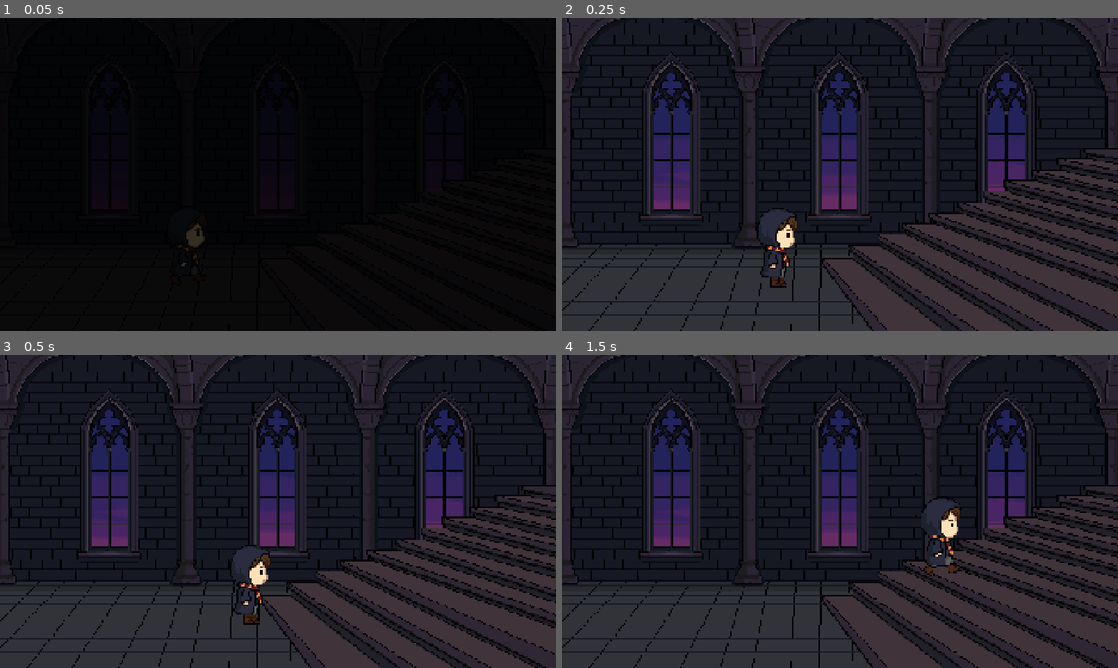
Above: before the commit, frames 1-4 (two rows, left to right).
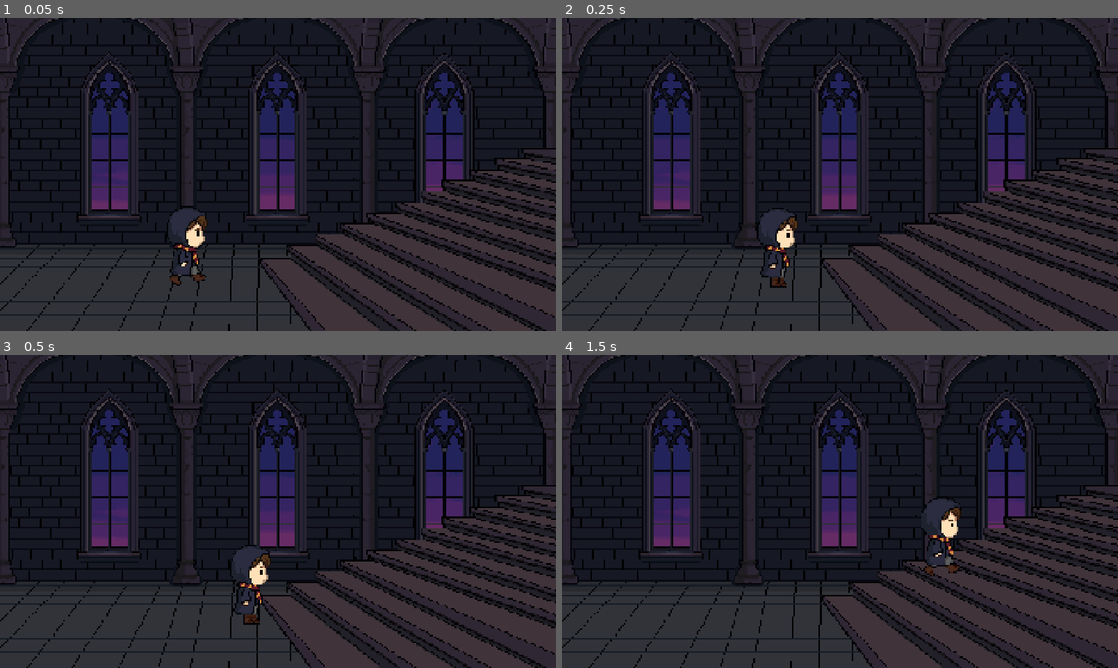
Above: after the commit, the same moments.

Repository: PetchAuisui/Demo-Game-Git-Diwaa
Game: Godot game, scene res://features/cutscene/level_clear_scene.tscn
The game is run twice, just before and just after one commit, with the same random seed, the same clock (stepped at 60 frames per second) and the same inputs. This scene is started directly instead of the project's main scene. Sound files missing from this copy of the repository are replaced by a short silence.
Inputs (mouse positions are in pixels of both pictures, inside the frame that each line leads up to):
- Up to frame 1 (0.05 s): no input
- Up to frame 2 (0.25 s): no input
- Up to frame 3 (0.5 s): no input
- Up to frame 4 (1.5 s): tap Enter (ui_accept) at 0.5, 0.77, 0.8, 1.07, 1.35 s; move the mouse to (962, 495) at 0.52 s; hold Right 0.53-1.28 s; hold Space 0.53-1.28 s; click (962, 495) at 0.67 s; move the mouse to (728, 527) at 1.27 s; hold Down from 1.28 s (still down); click (728, 527) at 1.42 s

The runs differ from the first frame. In frame 1, 80% of the frame differs, in the area x 0-100%, y 0-100%; in frame 2, nothing differs; in frame 3, nothing differs; in frame 4, nothing differs.

Commit message:
feat(dialogue): ปรับปรุงหน้าบทสรุปจบแบบลับ เพิ่ม Typewriter Effect และปรับฟอนต์ช้อยส์เป็นตัวปกติ

Diff:
--- a/game/features/cutscene/level_clear_scene.tscn
+++ b/game/features/cutscene/level_clear_scene.tscn
@@ -310,6 +310,7 @@
 [node name="ui" type="CanvasLayer" parent="." unique_id=719551824]
 
 [node name="FadeOverlay" type="ColorRect" parent="ui" unique_id=123456789]
+visible = false
 anchors_preset = 15
 anchor_right = 1.0
 anchor_bottom = 1.0
--- a/game/features/dialogue/level_dialogue_view.gd
+++ b/game/features/dialogue/level_dialogue_view.gd
@@ -46,6 +46,16 @@
 var active_choices: Array = []
 var is_showing_choices: bool = false
 var bad_ending_panel: Control = null
+var is_bad_ending_typing: bool = false
+var bad_ending_tween: Tween = null
+var bad_ending_line1: RichTextLabel = null
+var bad_ending_line2: RichTextLabel = null
+var bad_ending_btn: Button = null
+var _bad_end_clusters1: Array[String] = []
+var _bad_end_clusters2: Array[String] = []
+
+const BAD_END_LINE1: String = "เศษเสี้ยวที่กระจัดกระจายและใครบางคน... ยังคงรอคอยอยู่ในความมืดมิด"
+const BAD_END_LINE2: String = "ขณะที่เวลเดินพ้นประตูหอคอยไป ทิ้งทุกคำตอบไว้เบื้องหลังตลอดกาล"
 
 # Navigation Arrows (◀ ▶) & History
 var nav_arrows_container: HBoxContainer = null
@@ -72,6 +82,7 @@
 var font_ta8bit: Font = null
 var font_chakra_bold: Font = null
 var font_chakra_regular: Font = null
+var font_choice_regular: FontVariation = null
 
 # Animation Sequence
 const VEL_IDLE_SEQ: Array[String] = ["breathe", "breathe_blink", "breathe", "breathe", "breathe_blink"]
@@ -128,6 +139,11 @@
 		font_chakra_bold = load("res://assets/fonts/ChakraPetch-Bold.ttf")
 	if ResourceLoader.exists("res://assets/fonts/ChakraPetch-Regular.ttf"):
 		font_chakra_regular = load("res://assets/fonts/ChakraPetch-Regular.ttf")
+		var choice_font_var = FontVariation.new()
+		choice_font_var.base_font = font_chakra_regular
+		choice_font_var.spacing_top = 4
+		choice_font_var.spacing_bottom = 2
+		font_choice_regular = choice_font_var
 
 	# สร้าง Choice Container ภายในกล่องข้อความเดิม (DialogueBox) ใต้ SpeakerLabel
 	var vbox = dialogue_box.get_node_or_null("Margin/VBox")
@@ -215,6 +231,9 @@
 
 func _exit_tree() -> void:
 	Engine.time_scale = 1.0
+	is_bad_ending_typing = false
+	if bad_ending_tween and bad_ending_tween.is_valid():
+		bad_ending_tween.kill()
 
 func _process(_delta: float) -> void:
 	if is_transitioning:
@@ -235,6 +254,14 @@
 			skip_ctrl._apply_ff_style(active)
 
 func _input(event: InputEvent) -> void:
+	if is_bad_ending_typing:
+		if event.is_action_pressed("ui_accept") or \
+		   (event is InputEventKey and event.pressed and not event.echo and (event.keycode == KEY_SPACE or event.keycode == KEY_ENTER)) or \
+		   (event is InputEventMouseButton and event.pressed and event.button_index == MOUSE_BUTTON_LEFT):
+			get_viewport().set_input_as_handled()
+			_skip_bad_ending_typewriter()
+			return
+
 	if is_transitioning:
 		return
 
@@ -707,7 +734,13 @@
 		btn.mouse_default_cursor_shape = Control.CURSOR_POINTING_HAND
 		btn.alignment = HORIZONTAL_ALIGNMENT_LEFT
 
-		if font_chakra_bold:
+		if font_choice_regular:
+			btn.add_theme_font_override("font", font_choice_regular)
+			btn.add_theme_font_size_override("font_size", 22)
+		elif font_chakra_regular:
+			btn.add_theme_font_override("font", font_chakra_regular)
+			btn.add_theme_font_size_override("font_size", 22)
+		elif font_chakra_bold:
 			btn.add_theme_font_override("font", font_chakra_bold)
 			btn.add_theme_font_size_override("font_size", 22)
 		elif font_ta8bit:
@@ -861,12 +894,65 @@
 		if next_scene_path != "" and ResourceLoader.exists(next_scene_path):
 			get_tree().change_scene_to_file(next_scene_path)
 
+static func _split_thai_clusters(text: String) -> Array[String]:
+	var clusters: Array[String] = []
+	var i := 0
+	while i < text.length():
+		var cluster := text[i]
+		i += 1
+		while i < text.length():
+			var code := text.unicode_at(i)
+			if (code >= 0x0E31 and code <= 0x0E3A) or (code >= 0x0E47 and code <= 0x0E4E):
+				cluster += text[i]
+				i += 1
+			else:
+				break
+		clusters.append(cluster)
+	return clusters
+
+func _set_line1_progress(step: int) -> void:
+	if not is_instance_valid(bad_ending_line1):
+		return
+	if step >= _bad_end_clusters1.size():
+		bad_ending_line1.text = "[center]%s[/center]" % BAD_END_LINE1
+	else:
+		var visible_part := "".join(_bad_end_clusters1.slice(0, step))
+		var hidden_part := "".join(_bad_end_clusters1.slice(step))
+		bad_ending_line1.text = "[center]%s[color=#ffffff00]%s[/color][/center]" % [visible_part, hidden_part]
+
+func _set_line2_progress(step: int) -> void:
+	if not is_instance_valid(bad_ending_line2):
+		return
+	if step >= _bad_end_clusters2.size():
+		bad_ending_line2.text = "[center]%s[/center]" % BAD_END_LINE2
+	else:
+		var visible_part := "".join(_bad_end_clusters2.slice(0, step))
+		var hidden_part := "".join(_bad_end_clusters2.slice(step))
+		bad_ending_line2.text = "[center]%s[color=#ffffff00]%s[/color][/center]" % [visible_part, hidden_part]
+
+func _skip_bad_ending_typewriter() -> void:
+	if not is_bad_ending_typing:
+		return
+	is_bad_ending_typing = false
+	if bad_ending_tween and bad_ending_tween.is_valid():
+		bad_ending_tween.kill()
+
+	if is_instance_valid(bad_ending_line1):
+		bad_ending_line1.text = "[center]%s[/center]" % BAD_END_LINE1
+	if is_instance_valid(bad_ending_line2):
+		bad_ending_line2.text = "[center]%s[/center]" % BAD_END_LINE2
+	if is_instance_valid(bad_ending_btn):
+		bad_ending_btn.visible = true
+		bad_ending_btn.modulate.a = 1.0
+
 func _trigger_bad_ending() -> void:
 	is_transitioning = true
 	is_dialogue_active = false
 	_hide_continue_arrow()
 	if is_instance_valid(nav_arrows_container):
 		nav_arrows_container.visible = false
+	if is_instance_valid(skip_ctrl):
+		skip_ctrl.visible = false
 
 	var tw_close = create_tween()
 	tw_close.tween_property(dialogue_box, "modulate:a", 0.0, 0.4)
@@ -875,44 +961,149 @@
 	tw_close.tween_callback(func():
 		dialogue_box.visible = false
 
+		_bad_end_clusters1 = _split_thai_clusters(BAD_END_LINE1)
+		_bad_end_clusters2 = _split_thai_clusters(BAD_END_LINE2)
+
 		bad_ending_panel = Control.new()
+		magic_ui.add_child(bad_ending_panel)
 		bad_ending_panel.set_anchors_and_offsets_preset(Control.PRESET_FULL_RECT)
-		magic_ui.add_child(bad_ending_panel)
+
+		var center_container = CenterContainer.new()
+		bad_ending_panel.add_child(center_container)
+		center_container.set_anchors_and_offsets_preset(Control.PRESET_FULL_RECT)
 
 		var vbox = VBoxContainer.new()
 		vbox.alignment = BoxContainer.ALIGNMENT_CENTER
-		vbox.set_anchors_and_offsets_preset(Control.PRESET_CENTER)
-		vbox.add_theme_constant_override("separation", 24)
-		bad_ending_panel.add_child(vbox)
-
-		var title = Label.new()
-		title.text = "ขอบคุณที่เล่น Git Di Waa\n(จบแบบลับ: เข้าผิดหอคอย)"
-		title.horizontal_alignment = HORIZONTAL_ALIGNMENT_CENTER
-		if font_chakra_bold:
-			title.add_theme_font_override("font", font_chakra_bold)
-			title.add_theme_font_size_override("font_size", 30)
+		vbox.custom_minimum_size = Vector2(1600, 0)
+		vbox.add_theme_constant_override("separation", 22)
+		center_container.add_child(vbox)
+
+		# บรรทัดที่ 1: "เศษเสี้ยวที่กระจัดกระจายและใครบางคน... ยังคงรอคอยอยู่ในความมืดมิด"
+		bad_ending_line1 = RichTextLabel.new()
+		bad_ending_line1.bbcode_enabled = true
+		bad_ending_line1.fit_content = true
+		bad_ending_line1.scroll_active = false
+		bad_ending_line1.autowrap_mode = TextServer.AUTOWRAP_OFF
+		bad_ending_line1.custom_minimum_size = Vector2(1600, 48)
+		if font_ta8bit:
+			bad_ending_line1.add_theme_font_override("normal_font", font_ta8bit)
+			bad_ending_line1.add_theme_font_size_override("normal_font_size", 28)
+		elif font_chakra_regular:
+			bad_ending_line1.add_theme_font_override("normal_font", font_chakra_regular)
+			bad_ending_line1.add_theme_font_size_override("normal_font_size", 26)
+		elif font_chakra_bold:
+			bad_ending_line1.add_theme_font_override("normal_font", font_chakra_bold)
+			bad_ending_line1.add_theme_font_size_override("normal_font_size", 26)
+		bad_ending_line1.add_theme_color_override("default_color", Color.WHITE)
+		_set_line1_progress(0)
+		vbox.add_child(bad_ending_line1)
+
+		# บรรทัดที่ 2: "ขณะที่เวลเดินพ้นประตูหอคอยไป ทิ้งทุกคำตอบไว้เบื้องหลังตลอดกาล"
+		bad_ending_line2 = RichTextLabel.new()
+		bad_ending_line2.bbcode_enabled = true
+		bad_ending_line2.fit_content = true
+		bad_ending_line2.scroll_active = false
+		bad_ending_line2.autowrap_mode = TextServer.AUTOWRAP_OFF
+		bad_ending_line2.custom_minimum_size = Vector2(1600, 48)
+		if font_ta8bit:
+			bad_ending_line2.add_theme_font_override("normal_font", font_ta8bit)
+			bad_ending_line2.add_theme_font_size_override("normal_font_size", 28)
+		elif font_chakra_regular:
+			bad_ending_line2.add_theme_font_override("normal_font", font_chakra_regular)
+			bad_ending_line2.add_theme_font_size_override("normal_font_size", 26)
+		elif font_chakra_bold:
+			bad_ending_line2.add_theme_font_override("normal_font", font_chakra_bold)
+			bad_ending_line2.add_theme_font_size_override("normal_font_size", 26)
+		bad_ending_line2.add_theme_color_override("default_color", Color.WHITE)
+		_set_line2_progress(0)
+		vbox.add_child(bad_ending_line2)
+
+		# ระยะห่างก่อนแสดงปุ่ม
+		var spacer = Control.new()
+		spacer.custom_minimum_size = Vector2(0, 16)
+		vbox.add_child(spacer)
+
+		# ปุ่มกลับสู่หน้าแรก
+		bad_ending_btn = Button.new()
+		bad_ending_btn.text = "กลับสู่หน้าแรก"
+		bad_ending_btn.custom_minimum_size = Vector2(220, 48)
+		bad_ending_btn.mouse_default_cursor_shape = Control.CURSOR_POINTING_HAND
+		bad_ending_btn.modulate.a = 0.0
+		bad_ending_btn.visible = false
+
+		if font_chakra_regular:
+			bad_ending_btn.add_theme_font_override("font", font_chakra_regular)
+			bad_ending_btn.add_theme_font_size_override("font_size", 22)
 		elif font_ta8bit:
-			title.add_theme_font_override("font", font_ta8bit)
-			title.add_theme_font_size_override("font_size", 30)
-		title.add_theme_color_override("font_color", Color(0.98, 0.85, 0.5, 1.0))
-		title.add_theme_constant_override("outline_size", 4)
-		title.add_theme_color_override("font_outline_color", Color.BLACK)
-		vbox.add_child(title)
-
-		var btn = Button.new()
-		btn.text = "กลับสู่หน้าแรก"
-		btn.custom_minimum_size = Vector2(200, 48)
-		btn.mouse_default_cursor_shape = Control.CURSOR_POINTING_HAND
-		if font_chakra_bold:
-			btn.add_theme_font_override("font", font_chakra_bold)
-			btn.add_theme_font_size_override("font_size", 22)
-		elif font_ta8bit:
-			btn.add_theme_font_override("font", font_ta8bit)
-			btn.add_theme_font_size_override("font_size", 22)
-		btn.pressed.connect(func():
+			bad_ending_btn.add_theme_font_override("font", font_ta8bit)
+			bad_ending_btn.add_theme_font_size_override("font_size", 20)
+		elif font_chakra_bold:
+			bad_ending_btn.add_theme_font_override("font", font_chakra_bold)
+			bad_ending_btn.add_theme_font_size_override("font_size", 22)
+
+		var btn_sb = StyleBoxFlat.new()
+		btn_sb.bg_color = Color(0.14, 0.12, 0.20, 0.9)
+		btn_sb.border_width_left = 2
+		btn_sb.border_width_top = 2
+		btn_sb.border_width_right = 2
+		btn_sb.border_width_bottom = 2
+		btn_sb.border_color = Color(0.85, 0.75, 0.45, 0.8)
+		btn_sb.corner_radius_top_left = 6
+		btn_sb.corner_radius_top_right = 6
+		btn_sb.corner_radius_bottom_left = 6
+		btn_sb.corner_radius_bottom_right = 6
+		btn_sb.content_margin_left = 16
+		btn_sb.content_margin_right = 16
+		btn_sb.content_margin_top = 8
+		btn_sb.content_margin_bottom = 8
+
+		var btn_hover = btn_sb.duplicate() as StyleBoxFlat
+		btn_hover.bg_color = Color(0.24, 0.20, 0.35, 0.95)
+		btn_hover.border_color = Color(1.0, 0.92, 0.65, 1.0)
+
+		bad_ending_btn.add_theme_stylebox_override("normal", btn_sb)
+		bad_ending_btn.add_theme_stylebox_override("hover", btn_hover)
+		bad_ending_btn.add_theme_stylebox_override("pressed", btn_hover)
+		bad_ending_btn.add_theme_stylebox_override("focus", btn_hover)
+		bad_ending_btn.add_theme_color_override("font_color", Color.WHITE)
+		bad_ending_btn.add_theme_color_override("font_hover_color", Color(1.0, 1.0, 1.0, 1.0))
+
+		bad_ending_btn.pressed.connect(func():
 			get_tree().change_scene_to_file("res://features/start/start_view.tscn")
 		)
-		vbox.add_child(btn)
+
+		var btn_center = CenterContainer.new()
+		btn_center.add_child(bad_ending_btn)
+		vbox.add_child(btn_center)
+
+		# Typewriter Animation: พิมพ์ตัวอักษรทีละตัวอย่างสมบูรณ์แบบโดยตรึงกึ่งกลางนิ่ง ไม่เลื่อน ไม่สั่น
+		if bad_ending_tween and bad_ending_tween.is_valid():
+			bad_ending_tween.kill()
+		bad_ending_tween = create_tween()
+
+		bad_ending_tween.tween_interval(0.4)
+		bad_ending_tween.tween_callback(func():
+			is_bad_ending_typing = true
+		)
+
+		# พิมพ์บรรทัดที่ 1
+		var dur1: float = clampf(float(_bad_end_clusters1.size()) * 0.045, 1.2, 2.2)
+		bad_ending_tween.tween_method(Callable(self, "_set_line1_progress"), 0, _bad_end_clusters1.size(), dur1)
+		bad_ending_tween.tween_interval(0.4)
+
+		# พิมพ์บรรทัดที่ 2
+		var dur2: float = clampf(float(_bad_end_clusters2.size()) * 0.045, 1.2, 2.2)
+		bad_ending_tween.tween_method(Callable(self, "_set_line2_progress"), 0, _bad_end_clusters2.size(), dur2)
+
+		# หยุดรอ 0.8 วินาที แล้วแสดงปุ่มกลับสู่หน้าแรก
+		bad_ending_tween.tween_interval(0.8)
+		bad_ending_tween.tween_callback(func():
+			is_bad_ending_typing = false
+			if is_instance_valid(bad_ending_btn):
+				bad_ending_btn.visible = true
+				var tw_btn = create_tween()
+				tw_btn.tween_property(bad_ending_btn, "modulate:a", 1.0, 0.5)
+		)
 	)
 
 # ==============================================================================
Not shown, changed: docs/fonts.md
Not shown, changed: docs/inside-tower-cutscene.md
